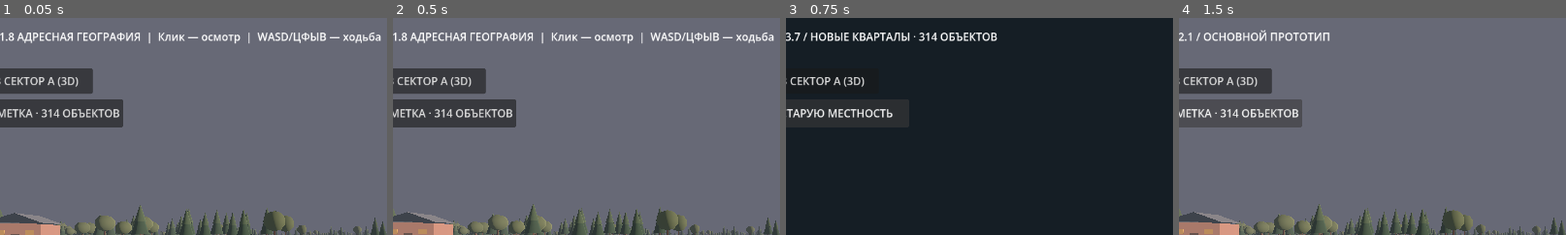
Above: before the commit, frames 1-4 (left to right).
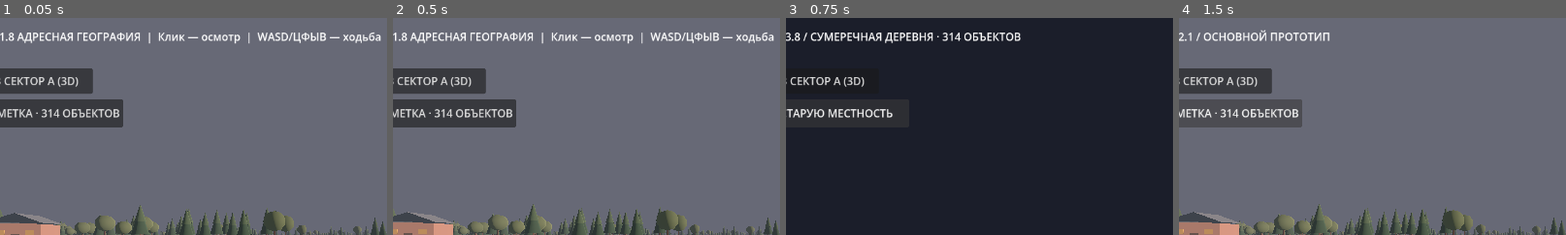
Above: after the commit, the same moments.

Repository: blacklambcult/chernozerye
Game: Godot game, scene res://main.tscn
Two runs of this game, one before a commit and one after it. Both use one fixed random seed, a clock stepped at 60 frames per second and the inputs below.
Inputs:
- Up to frame 1 (0.05 s): no input
- Up to frame 2 (0.5 s): no input
- Up to frame 3 (0.75 s): click "РУЧНАЯ РАЗМЕТКА · 314 ОБЪЕКТОВ" at 0.5 s
- Up to frame 4 (1.5 s): click "ВЕРНУТЬ СТАРУЮ МЕСТНОСТЬ" at 1.25 s
The pictures show only the part of the screen within x 11-61%, y 0-50%; the shares and areas given below are measured in that part.

Frames 1-2 are identical in both runs. In frame 3, 1.6% of the frame differs, in the area x 2-61%, y 6-12%; in frame 4, nothing differs.

Commit message:
style(village): tune blue hour fog and update concept build label

Diff:
--- a/godot/world.gd
+++ b/godot/world.gd
@@ -592,7 +592,7 @@
     if _night_environment != null:
         _night_environment.background_mode = Environment.BG_COLOR
         # Godot Compatibility Web: artistic depth fog, not unsupported volumetric fog.
-        _night_environment.background_color = Color("#1b2833") if manual_mode else Color("#575b69")
+        _night_environment.background_color = Color("#282d3d") if manual_mode else Color("#575b69")
         _night_environment.ambient_light_source = Environment.AMBIENT_SOURCE_COLOR
         _night_environment.ambient_light_color = Color("#8797a2") if manual_mode else Color("#b0a9a4")
         _night_environment.ambient_light_energy = 0.48 if manual_mode else 0.82
@@ -601,13 +601,13 @@
         _night_environment.tonemap_exposure = 0.98 if manual_mode else 1.0
         _night_environment.fog_enabled = true
         _night_environment.fog_mode = Environment.FOG_MODE_DEPTH if manual_mode else Environment.FOG_MODE_EXPONENTIAL
-        _night_environment.fog_light_color = Color("#26343f") if manual_mode else Color("#676976")
+        _night_environment.fog_light_color = Color("#303445") if manual_mode else Color("#676976")
         _night_environment.fog_light_energy = 0.39 if manual_mode else 1.0
         _night_environment.fog_sun_scatter = 0.0
         _night_environment.fog_aerial_perspective = 0.0
         _night_environment.fog_density = 0.88 if manual_mode else 0.0018
-        _night_environment.fog_depth_begin = 24.0
-        _night_environment.fog_depth_end = 118.0
+        _night_environment.fog_depth_begin = 28.0 if manual_mode else 24.0
+        _night_environment.fog_depth_end = 162.0 if manual_mode else 118.0
         _night_environment.fog_depth_curve = 1.3
         _night_environment.fog_height = 0.8 if manual_mode else 0.0
         _night_environment.fog_height_density = 0.017 if manual_mode else 0.0
@@ -631,7 +631,7 @@
         if control != null:
             control.visible = not manual_mode
     if is_instance_valid(_status_label):
-        _status_label.text = "ЧЕРНОЗЁРЬЕ 3.7 / НОВЫЕ КВАРТАЛЫ · 314 ОБЪЕКТОВ" if manual_mode else "ЧЕРНОЗЁРЬЕ 2.1 / ОСНОВНОЙ ПРОТОТИП"
+        _status_label.text = "ЧЕРНОЗЁРЬЕ 3.8 / СУМЕРЕЧНАЯ ДЕРЕВНЯ · 314 ОБЪЕКТОВ" if manual_mode else "ЧЕРНОЗЁРЬЕ 2.1 / ОСНОВНОЙ ПРОТОТИП"
     var character := get_node_or_null("Player") as CharacterBody3D
     if character != null:
         character.velocity = Vector3.ZERO
